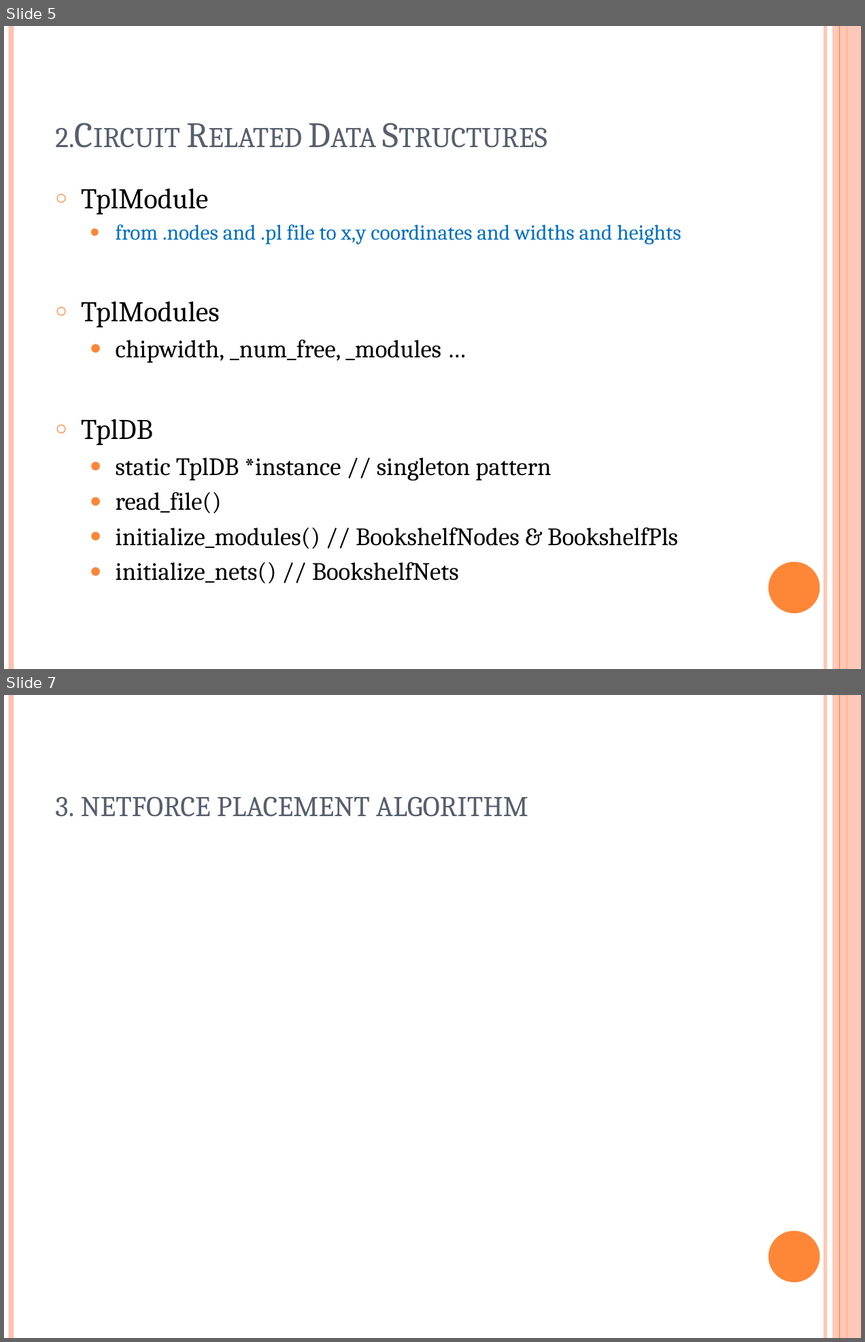
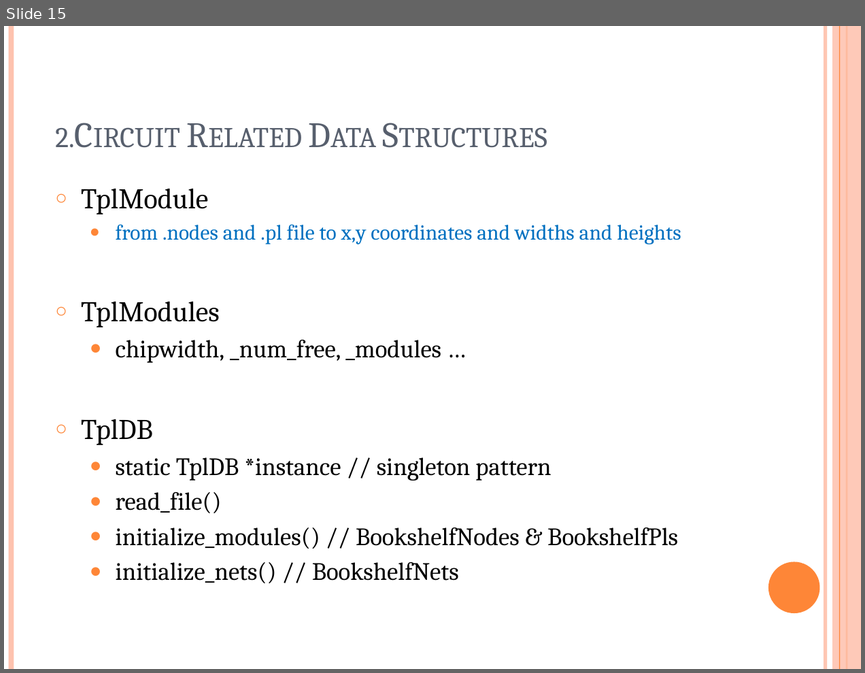
Before and after one commit to marcusgao94/TPL, a slide deck: doc/TPL.pptx. Shown one above the other, each under a label of ours: slides 5 and 7 before the commit, slide 15 after it; the slides between them are not shown. The pictures are 865x1342 and 865x673 pixels, drawn with LibreOffice and Linux fonts; fonts in the diff are those of the drawing; grey boxes stand for pictures. Boxes give left, top, right and bottom in pixels: in the first picture for what was removed or moved away, otherwise in the second. Text is boxed around its words. In the diff, an @@ line names an element or a change of style, - is before the commit and + after.

```diff
--- a/doc/TPL.pptx
+++ b/doc/TPL.pptx
@@ slide 7 removed at (4,695,861,1338), background #FFFFFF; not listed: 6 template elements that a slide beside it also shows @@
@@ title removed at (55,796,528,817) @@
-3. netforce placement algorithm
@@ what was slide 5 is now slide 15 @@
```
Also in this commit, not shown: 1 slide changed, 11 slides added, 9 other slides removed.
